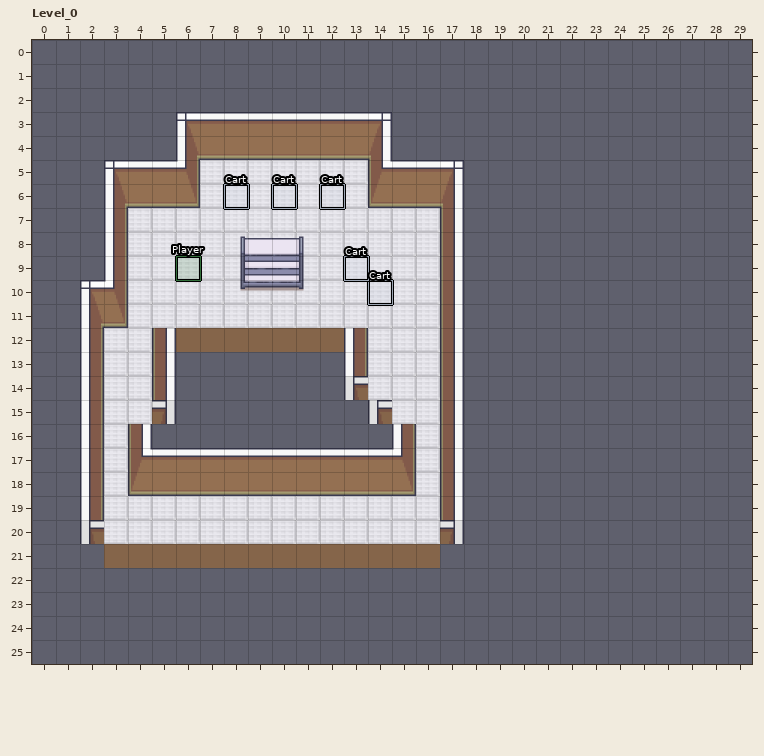
LDtk project: resources/game.ldtk. Above is the file before it was changed.
Cells are 48x48 px. Shown: Level_0 x 0..29, y 0..25.
After the commit:
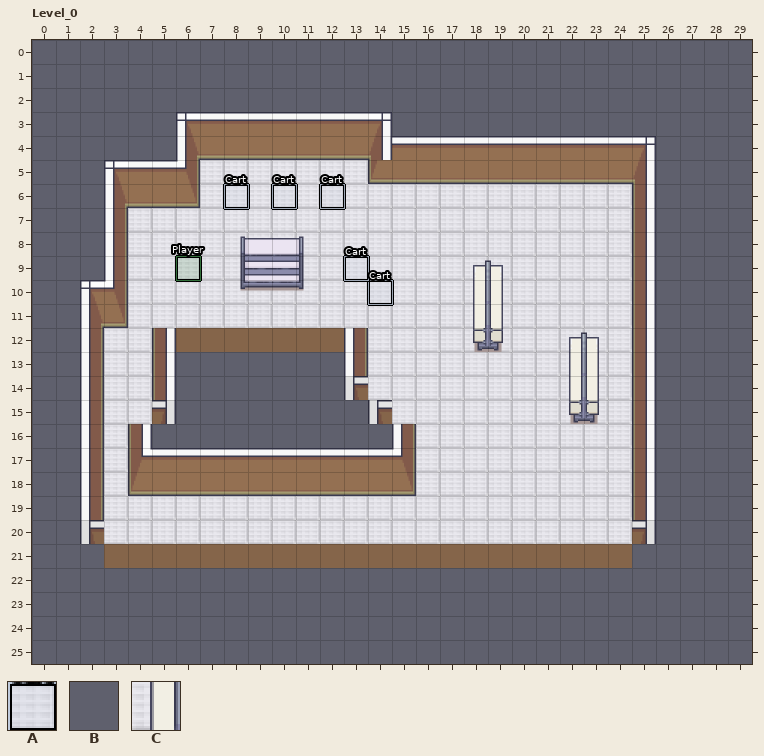
Key: from "Collision": A 3 "Floor", B 4 "Walls"; from "Store": C 3 "Vert".
_ is an empty cell.
Commit: add vertical shelves
Difference:
{"where": "layer \"Collision\""}
{"y":6,"x":14,"old":"BBBBBBBBBBB","new":"AAAAAAAAAAA"}
{"y":7,"x":17,"old":"BBBBBBBB","new":"AAAAAAAA"}
{"y":8,"x":17,"old":"BBBBBBBB","new":"AAAAAAAA"}
{"y":9,"x":17,"old":"BBBBBBBB","new":"AAAAAAAA"}
{"y":10,"x":17,"old":"BBBBBBBB","new":"AAAAAAAA"}
{"y":11,"x":17,"old":"BBBBBBBB","new":"AAAAAAAA"}
{"y":12,"x":17,"old":"BBBBBBBB","new":"AAAAAAAA"}
{"y":13,"x":17,"old":"BBBBBBBB","new":"AAAAAAAA"}
{"y":14,"x":17,"old":"BBBBBBBB","new":"AAAAAAAA"}
{"y":15,"x":17,"old":"BBBBBBBB","new":"AAAAAAAA"}
{"y":16,"x":17,"old":"BBBBBBBB","new":"AAAAAAAA"}
{"y":17,"x":17,"old":"BBBBBBBB","new":"AAAAAAAA"}
{"y":18,"x":17,"old":"BBBBBBBB","new":"AAAAAAAA"}
{"y":19,"x":17,"old":"BBBBBBBB","new":"AAAAAAAA"}
{"y":20,"x":17,"old":"BBBBBBBB","new":"AAAAAAAA"}
{"where": "layer \"Store\""}
{"y":9,"x":18,"old":"__","new":"CC"}
{"y":10,"x":18,"old":"__","new":"CC"}
{"y":11,"x":18,"old":"__","new":"CC"}
{"y":12,"x":18,"old":"__","new":"CC"}
{"y":12,"x":22,"old":"__","new":"CC"}
{"y":13,"x":22,"old":"__","new":"CC"}
{"y":14,"x":22,"old":"__","new":"CC"}
{"y":15,"x":22,"old":"__","new":"CC"}
